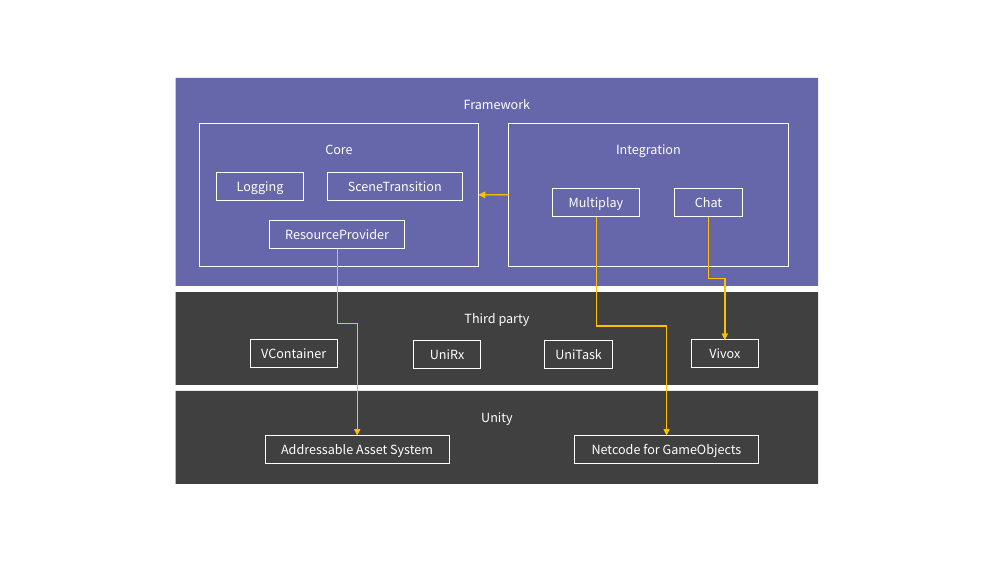
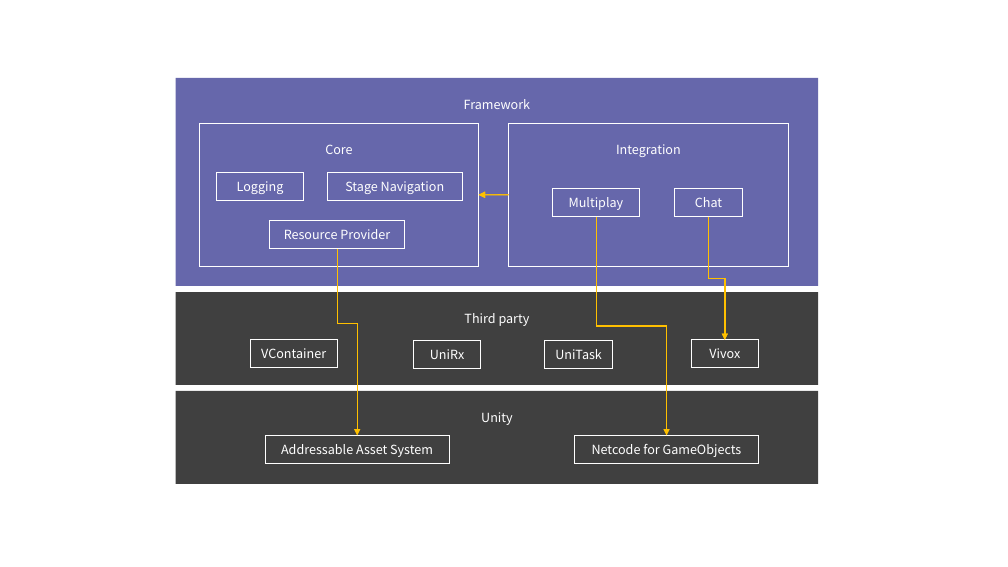
Before and after one commit to extreal-dev/Extreal.Guide, a slide deck: slide 1 of work/work.pptx. Drawn at 1008x567 pixels with LibreOffice and Linux fonts; fonts in the diff are those of the drawing. Boxes give left, top, right and bottom in pixels: in the first picture for what was removed or moved away, otherwise in the second. Text is boxed around its words. In the diff, an @@ line names an element or a change of style, - is before the commit and + after.

```diff
--- a/work/work.pptx
+++ b/work/work.pptx
@@ text in rectangle at [345,181,444,194]: text changed @@
-SceneTransition
+Stage Navigation
@@ text in rectangle at [284,229,390,239]: spaces changed @@
-ResourceProvider
+Resource Provider
```
Also in this commit, not shown: 1 other slide changed, 15 other files.
